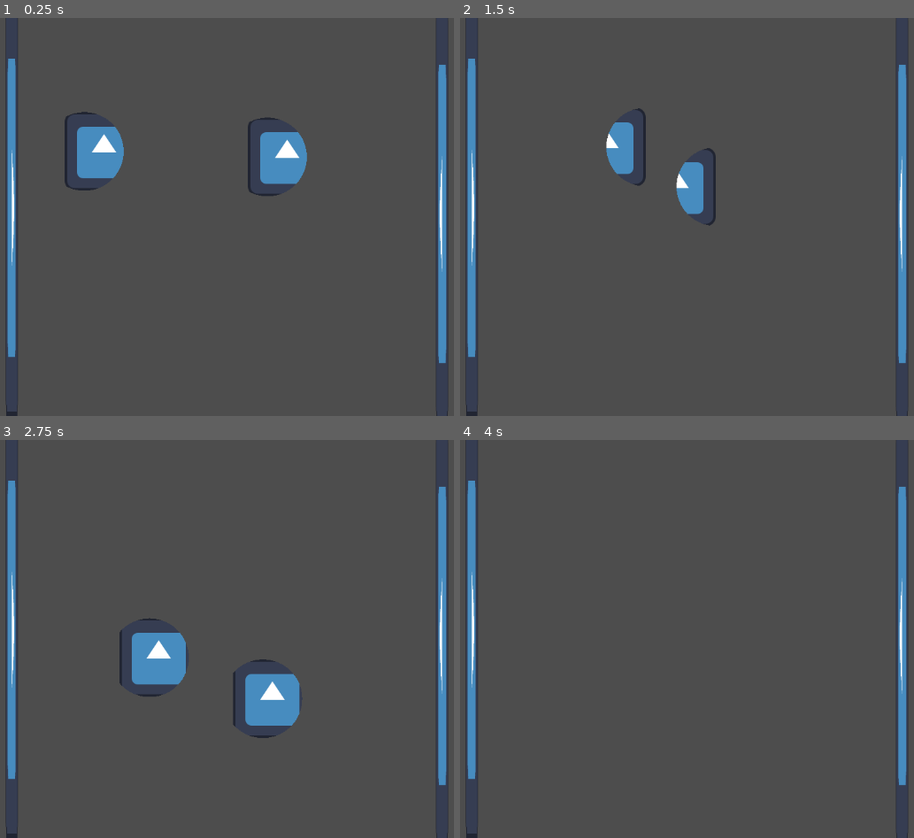
Above: before the commit, frames 1-4 (two rows, left to right).
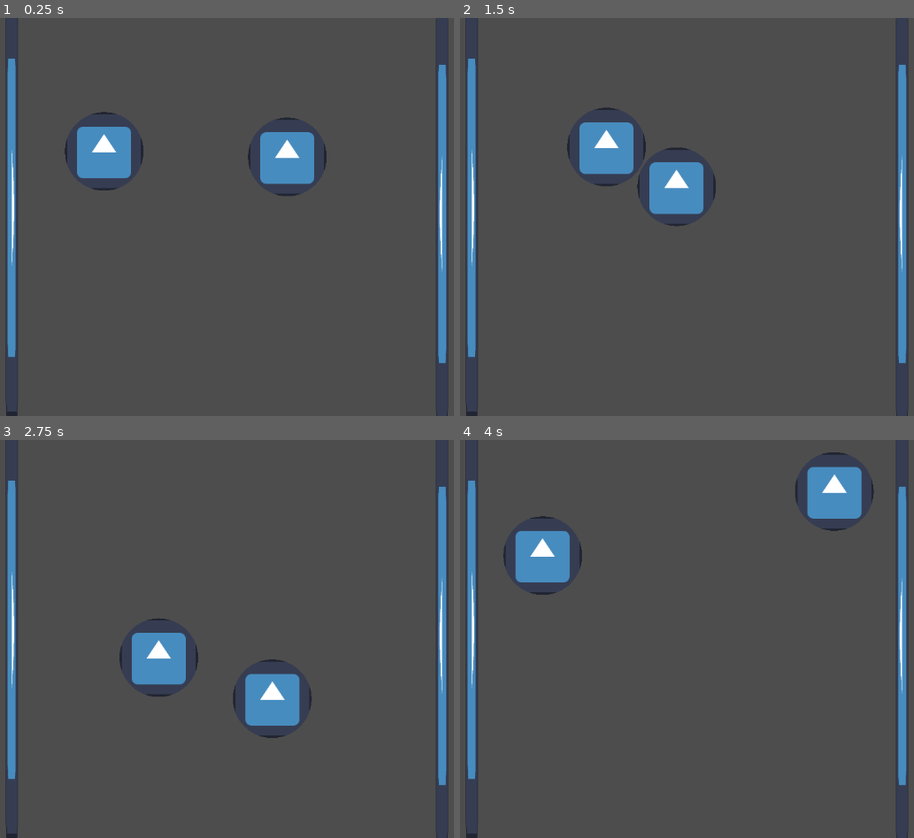
Above: after the commit, the same moments.

Repository: linkman8912/roguelite
Game: Godot game, scene res://main.tscn
Two runs of this game, one before a commit and one after it. Both use one fixed random seed, a clock stepped at 60 frames per second and the inputs below. The engine's default icon, where the game draws it, is replaced by a stand-in: a white triangle on a blue panel in a dark square.
Inputs:
- Up to frame 1 (0.25 s): no input
- Up to frame 2 (1.5 s): hold Right (ui_right) 0.53-1.28 s; hold Down (ui_down) from 1.28 s (still down)
- Up to frame 3 (2.75 s): release Down (ui_down) at 2.03 s; hold Right (ui_right) from 2.03 s (still down)
- Up to frame 4 (4 s): release Right (ui_right) at 2.78 s; hold Up (ui_up) 2.78-3.53 s; hold Left (ui_left) from 3.53 s (still down)

The runs differ from the first frame. In frame 1, 1.0% of the frame differs, in the area x 14-72%, y 23-45%; in frame 2, 2.1%; in frame 3, 0.3%; in frame 4, 3.3%, in the area x 9-92%, y 3-39%.

Commit message:
Fixed Shader

Diff:
--- a/godotman.gdshader
+++ b/godotman.gdshader
@@ -5,7 +5,7 @@
     vec2 uv = UV;
 
     // Center of the circle (0.5, 0.5 = middle of the image)
-    vec2 center = vec2(sin(TIME), 0.5);
+    vec2 center = vec2(0.5, 0.5);
 
     // Distance from current pixel to the center
     float dist = distance(uv, center);
